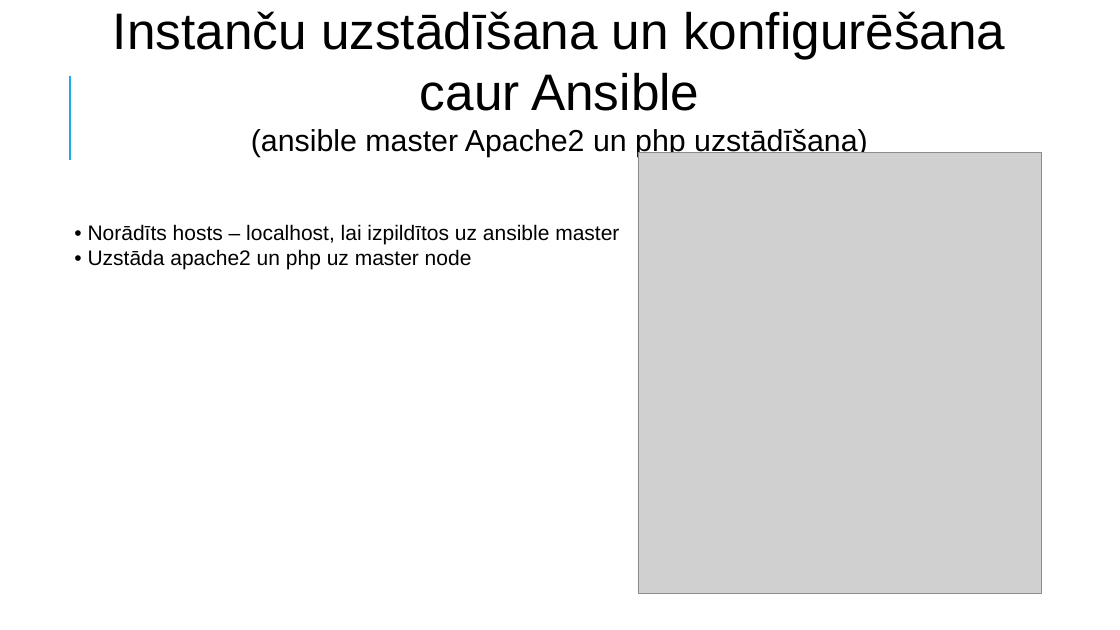
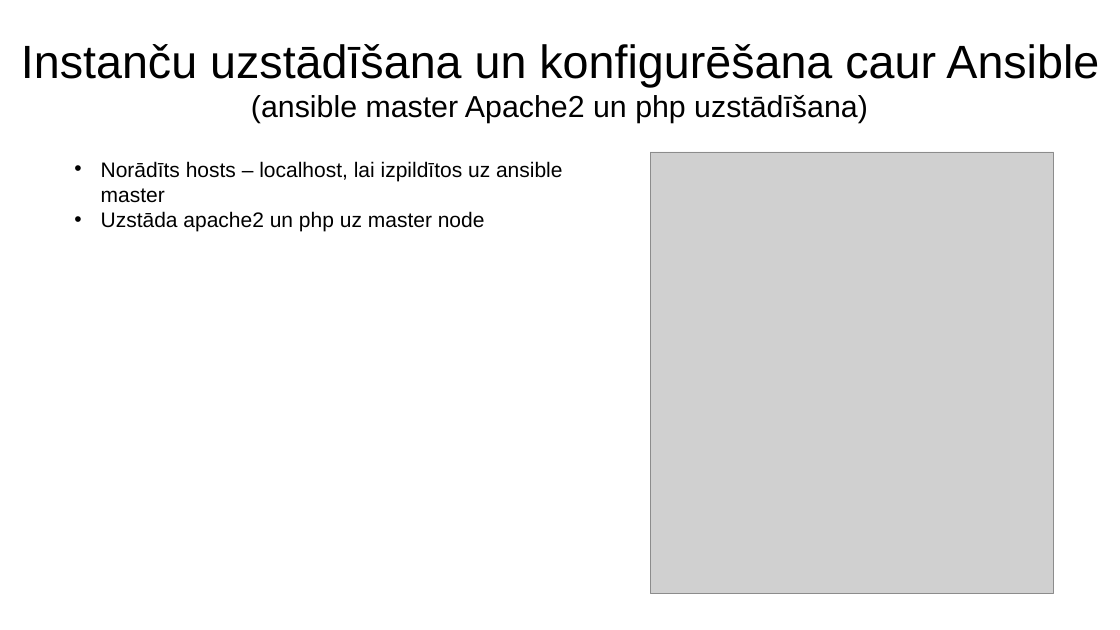
Before and after one commit to DitaGabalina/devops_db_group, a slide deck: slide 18 of docs/Slaidi.2022.07.04_v2.pptx. Drawn at 1120x630 pixels with LibreOffice and Linux fonts; fonts in the diff are those of the drawing; grey boxes stand for pictures. Boxes give left, top, right and bottom in pixels: in the first picture for what was removed or moved away, otherwise in the second. Text is boxed around its words. In the diff, an @@ line names an element or a change of style, - is before the commit and + after.

Commit message:
Slide formatting

```diff
--- a/docs/Slaidi.2022.07.04_v2.pptx
+++ b/docs/Slaidi.2022.07.04_v2.pptx
@@ title "Instanču uzstādīšana un konfigurēšana caur ...": place and size @@
-title "Instanču uzstādīšana un konfigurēšana caur ..." at (113,11,1005,157)
+title "Instanču uzstādīšana un konfigurēšana caur ..." at (21,44,1099,123)
@@ title "Instanču uzstādīšana un konfigurēšana caur ..." at (21,44,1099,123): size 44 to 40 pt in "Instanču uzstādīšana un konfigurēšana caur Ansible" @@
@@ line removed from (70, 160) to (70, 76) @@
@@ text at (101,161,563,231): text changed @@
-• Norādīts hosts – localhost, lai izpildītos uz ansible master
-• Uzstāda apache2 un php uz master node
+• Norādīts hosts – localhost, lai izpildītos uz ansible master
+• Uzstāda apache2 un php uz master node
@@ picture: place and size @@
-picture at (638,152,1042,593)
+picture at (650,152,1054,593)
```
Also in this commit, not shown: 16 other slides changed, 1 other file.
